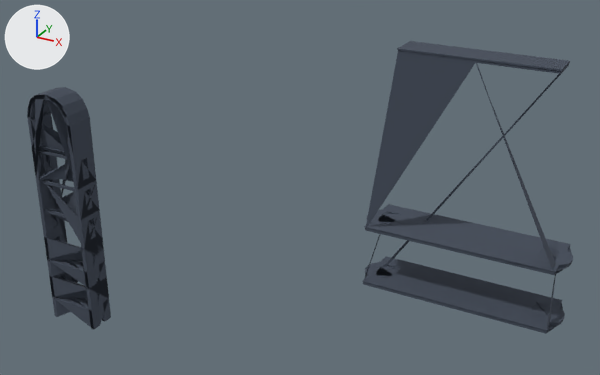
A saved change to the glTF model gh-pages/models/street_island2_00.glb.
Rendered twice from a 50 mm lens placed at (-785.6, -316.8, 120.8), pointed at (-871.9, -159.8, 42.3). The axes (+X, +Y, +Z) are drawn at upper left. The lights are the same throughout. The first picture is the older version.

The scene before the commit, as lines of its bpy script (objects in view):
```python
me_seg_848 = bpy.data.meshes.new('seg_848')
me_seg_848.from_pydata(...)  # 255 vertices, 910 faces; spans x -852.6..-808.3, y -170.0..-157.0, z 27.3..80.2
me_seg_848.materials.append(mat_dark)  # greyish blue #424b59
me_seg_971 = bpy.data.meshes.new('seg_971')
me_seg_971.from_pydata(...)  # 260 vertices, 816 faces; spans x -944.0..-929.5, y -173.3..-166.2, z -7.5..59.0
me_seg_971.materials.append(mat_dark)  # greyish blue #424b59
ob_seg_848 = bpy.data.objects.new('seg_848', me_seg_848)
ob_seg_848.location = (0.0, 0.0, 0.0)
ob_seg_971 = bpy.data.objects.new('seg_971', me_seg_971)
ob_seg_971.location = (0.0, 0.0, 0.0)
```
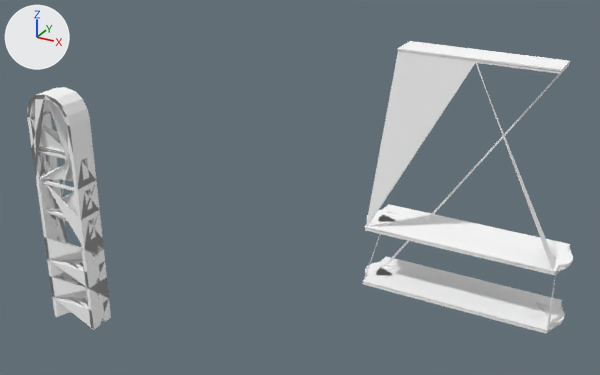
Pixel boxes [x1, y1, x2, y2] of what changed, in the pictures (600 x 375 px):
'seg_848', recoloured (greyish blue to white): [362, 41, 573, 334] in both
'seg_971', recoloured (greyish blue to white): [27, 87, 111, 330] in both

Edits to the bpy script that builds the scene:
```text
Add mat_gc_residential_props_monorail_bakegroup_island2_roads0_2x:
    mat_gc_residential_props_monorail_bakegroup_island2_roads0_2x = principled_material('GC_Residential_Props_Monorail|BakeGroup_Island2_Roads0|2x')
    mat_gc_residential_props_monorail_bakegroup_island2_roads0_2x.base_color = (1.0, 1.0, 1.0)  # white #ffffff
    mat_gc_residential_props_monorail_bakegroup_island2_roads0_2x.roughness = 1.0
Add mat_bridge_1_bakegroup_island2_roads0_2x:
    mat_bridge_1_bakegroup_island2_roads0_2x = principled_material('bridge_1|BakeGroup_Island2_Roads0|2x')
    mat_bridge_1_bakegroup_island2_roads0_2x.base_color = (1.0, 1.0, 1.0)  # white #ffffff
    mat_bridge_1_bakegroup_island2_roads0_2x.roughness = 1.0
Change me_seg_848:
    where me_seg_848.from_pydata(...)  # 255 vertices, 910 faces; spans x -852.6..-808.3, y -170.0..-157.0, z 27.3..80.2
    remove me_seg_848.materials.append(mat_dark)  # greyish blue #424b59
    add me_seg_848.materials.append(mat_bridge_1_bakegroup_island2_roads0_2x)  # white #ffffff
Change me_seg_971:
    where me_seg_971.from_pydata(...)  # 260 vertices, 816 faces; spans x -944.0..-929.5, y -173.3..-166.2, z -7.5..59.0
    remove me_seg_971.materials.append(mat_dark)  # greyish blue #424b59
    add me_seg_971.materials.append(mat_gc_residential_props_monorail_bakegroup_island2_roads0_2x)  # white #ffffff
```
